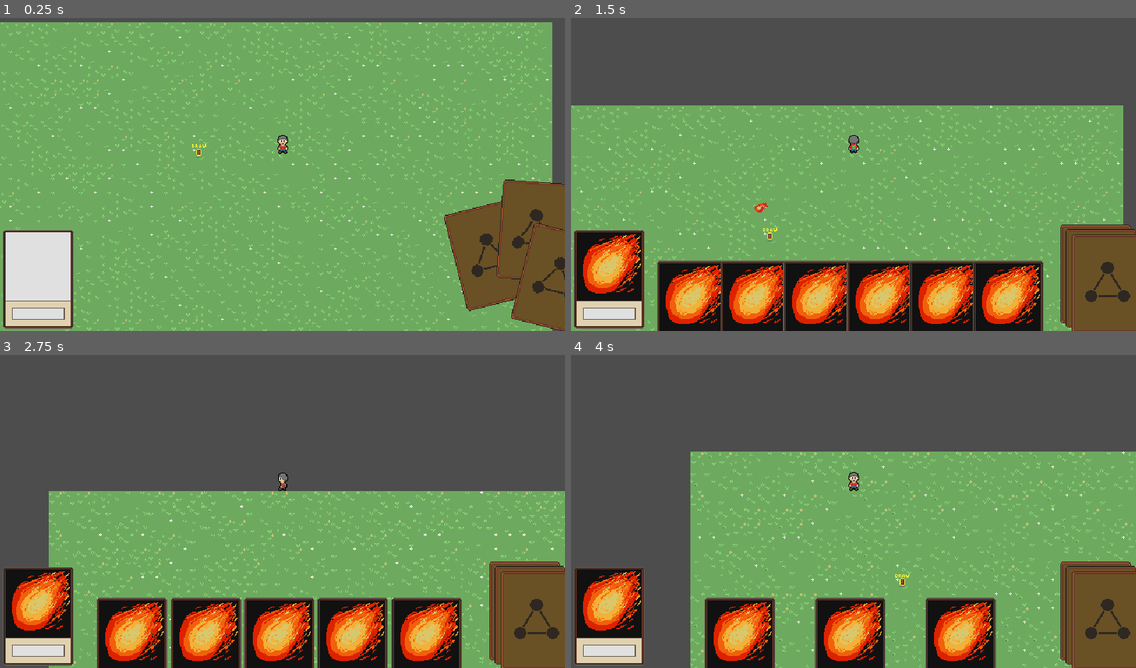
Above: before the commit, frames 1-4 (two rows, left to right).
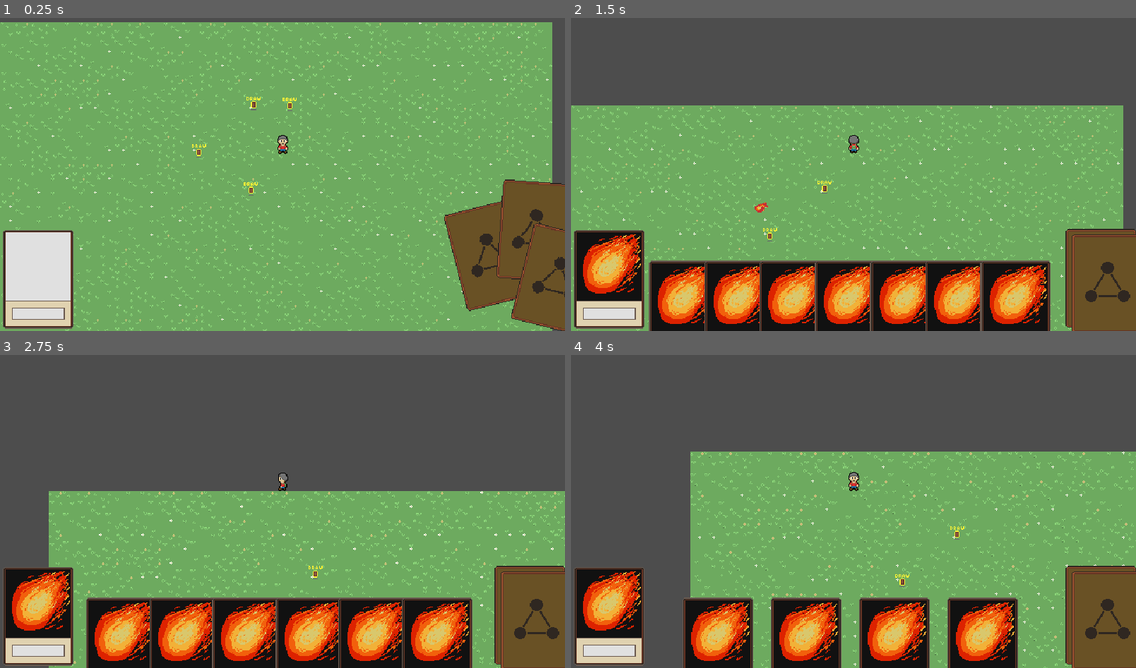
Above: after the commit, the same moments.

Repository: HaywardMorihara/action-card-game
Game: Godot game, scene res://Main.tscn
Two runs of this game, one before a commit and one after it. Both use one fixed random seed, a clock stepped at 60 frames per second and the inputs below.
Inputs (mouse positions are in pixels of both pictures, inside the frame that each line leads up to):
- Up to frame 1 (0.25 s): no input
- Up to frame 2 (1.5 s): move the mouse to (847, 309) at 0.52 s; press the mouse at (847, 309) at 0.53 s; hold W (move_up) from 0.53 s (still down); tap Space (ui_select) at 0.77 s; move the mouse to (610, 277) at 1.27 s; release the mouse at (610, 277) at 1.28 s; click (610, 277) at 1.35 s
- Up to frame 3 (2.75 s): tap Space (ui_select) at 1.52 s; release W (move_up) at 2.03 s; press the mouse at (39, 614) at 2.03 s; hold A (move_left) from 2.03 s (still down)
- Up to frame 4 (4 s): move the mouse to (700, 646) at 2.77 s; release the mouse at (700, 646) at 2.78 s; click (700, 646) at 2.85 s; tap Space (ui_select) at 3.02, 3.77 s; move the mouse to (610, 614) at 3.52 s; release A (move_left) at 3.53 s; press the mouse at (610, 614) at 3.53 s; hold S (move_down) from 3.53 s (still down)

The runs differ from the first frame. In frame 1, 0.1% of the frame differs, in the area x 43-53%, y 25-57%; in frame 2, 11%; in frame 3, 11%; in frame 4, 12%, in the area x 19-100%, y 54-100%.

Commit message:
Deck Running Out Visuals and Pickups Changing Behavior Accordingly

Diff:
--- /dev/null
+++ b/GlobalGets.gd
@@ -0,0 +1,7 @@
+extends Node
+
+var func_get_deck_contents : Callable
+func get_deck_conents() -> Array[Card]:
+	if not func_get_deck_contents:
+		return []
+	return func_get_deck_contents.call()
--- a/card_game/deck/Deck.gd
+++ b/card_game/deck/Deck.gd
@@ -5,15 +5,37 @@
 @export_dir var cards_directory : String = "res://card_game/cards"
 
 @onready var animation_player : AnimationPlayer = $AnimationPlayer
-
-var card_scene_name_to_scene : Dictionary = {}
+@onready var top_card : Sprite2D = $TopCard
+@onready var middle_card : Sprite2D = $MiddleCard
+@onready var bottom_card : Sprite2D = $BottomCard
 
 var contents : Array[Card]
 
-var animation_name_shuffle : String = "shuffle";
+# TODO should this be here long term?
+var card_scene_name_to_scene : Dictionary = {}
 
-func _ready():
+func _ready() -> void:
 	_load_deck_contents();
+	GlobalGets.func_get_deck_contents = func() : return contents
+
+func _process(delta) -> void:
+	match contents.size():
+		2:
+			bottom_card.visible = true
+			middle_card.visible = true
+			top_card.visible = false
+		1:
+			bottom_card.visible = true
+			middle_card.visible = false
+			top_card.visible = false
+		0:
+			bottom_card.visible = false
+			middle_card.visible = false
+			top_card.visible = false
+		_:
+			bottom_card.visible = true
+			middle_card.visible = true
+			top_card.visible = true
 
 func draw_card() -> Card:
 	return contents.pop_front();
--- a/card_game/deck/Deck.tscn
+++ b/card_game/deck/Deck.tscn
@@ -86,6 +86,7 @@
 
 [node name="Deck" type="Node2D"]
 script = ExtResource("1_xonxd")
+cards_directory = null
 
 [node name="TopCard" type="Sprite2D" parent="."]
 texture = ExtResource("2_xxavu")
--- a/project.godot
+++ b/project.godot
@@ -18,6 +18,7 @@
 [autoload]
 
 GlobalSignals="*res://GlobalSignals.gd"
+GlobalGets="*res://GlobalGets.gd"
 
 [display]
 
--- a/script_templates/Pickup/Template.gd
+++ b/script_templates/Pickup/Template.gd
@@ -1,4 +1,8 @@
 class_name <TODO> extends Area2D
+
+func can_be_picked_up() -> bool:
+	# To be implemented by subclass
+	return true;
 
 func picked_up() -> void:
 	# To be implemented by subclass
--- a/world/World.tscn
+++ b/world/World.tscn
@@ -20,6 +20,7 @@
 sources/2 = SubResource("TileSetAtlasSource_1qdii")
 
 [node name="World" type="Node2D"]
+y_sort_enabled = true
 script = ExtResource("1_b5om8")
 
 [node name="TileMap" type="TileMap" parent="."]
@@ -32,3 +33,12 @@
 
 [node name="DrawPickup" parent="." instance=ExtResource("4_n3xh8")]
 position = Vector2(240, 147)
+
+[node name="DrawPickup2" parent="." instance=ExtResource("4_n3xh8")]
+position = Vector2(299, 190)
+
+[node name="DrawPickup3" parent="." instance=ExtResource("4_n3xh8")]
+position = Vector2(302, 93)
+
+[node name="DrawPickup4" parent="." instance=ExtResource("4_n3xh8")]
+position = Vector2(343, 94)
--- a/world/pickups/DrawPickup.gd
+++ b/world/pickups/DrawPickup.gd
@@ -1,4 +1,7 @@
 class_name DrawPickup extends Pickup
+
+func can_be_picked_up() -> bool:
+	return len(GlobalGets.get_deck_conents()) > 0
 
 func picked_up() -> void:
 	GlobalSignals.draw_cards.emit(1);
--- a/world/pickups/Pickup.gd
+++ b/world/pickups/Pickup.gd
@@ -1,4 +1,8 @@
 class_name Pickup extends Area2D
+
+func can_be_picked_up() -> bool:
+	# To be implemented by subclass
+	return true;
 
 func picked_up() -> void:
 	# To be implemented by subclass
@@ -6,6 +10,8 @@
 
 func _on_body_entered(body: Node2D) -> void:
 	if body is Player:
+		if not can_be_picked_up():
+			return
 		picked_up();
 		# TODO Animation
 		# TODO SFX
